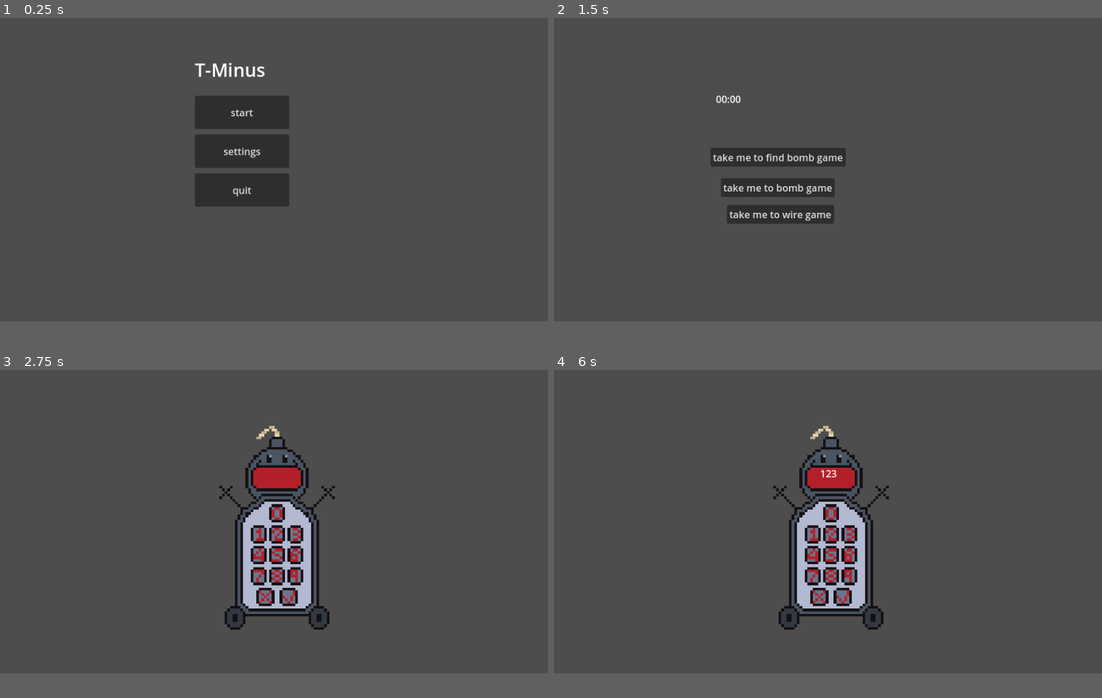
Above: before the commit, frames 1-4 (two rows, left to right).
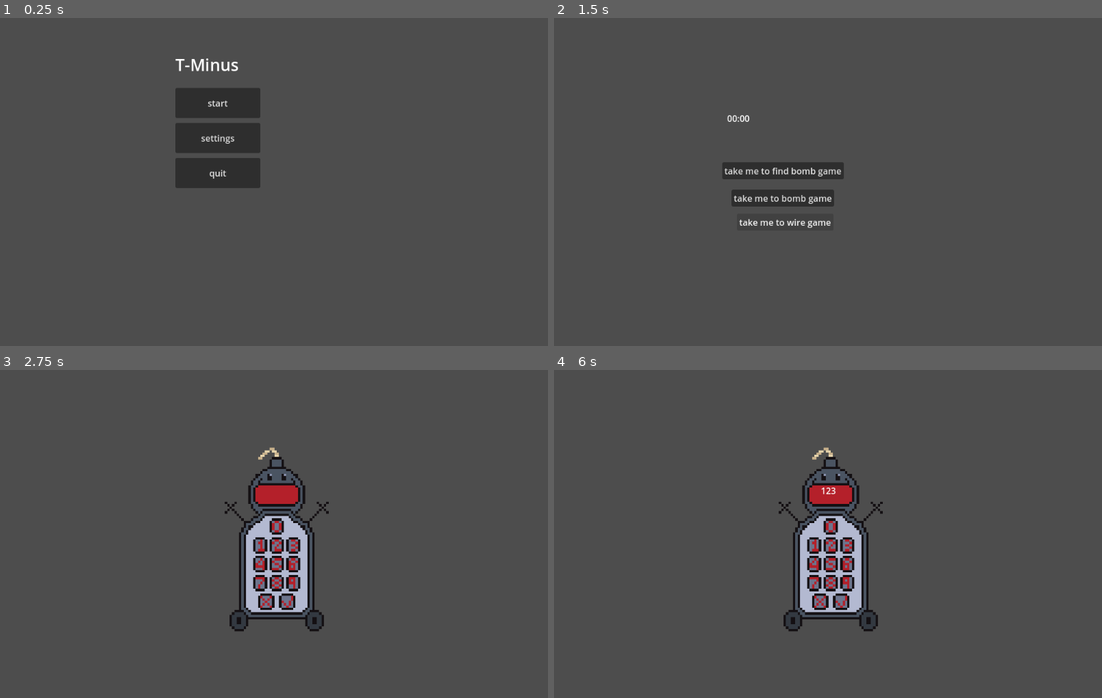
Above: after the commit, the same moments.

Repository: TheMillsheistyoftheEast/T-Minus
Game: Godot game, scene res://scenes/menu.tscn
Two runs of this game, one before a commit and one after it. Both use one fixed random seed, a clock stepped at 60 frames per second and the inputs below. The engine's default icon, where the game draws it, is replaced by a stand-in: a white triangle on a blue panel in a dark square.
Inputs (mouse positions are in pixels of both pictures, inside the frame that each line leads up to; where the layout moved, square brackets give the same spot in the first picture):
- Up to frame 1 (0.25 s): no input
- Up to frame 2 (1.5 s): click "start" at 0.5 s; click "Press Here to Continue!" at 1.25 s
- Up to frame 3 (2.75 s): click "take me to bomb game" at 2 s
- Up to frame 4 (6 s): click (838, 583) [844, 596] at 2.75 s; click (838, 583) [844, 596] at 3.5 s; click (817, 530) [811, 534] at 4.25 s; click (828, 530) [833, 534] at 5 s; click (844, 530) [849, 534] at 5.75 s
In our replay, the window is 800x444 before the commit and 800x480 after it. These sizes can differ from the game's own. Grey fills any space a smaller window leaves; there, only what the larger window draws over its background counts as a difference.

The runs differ from the first frame. In frame 1, 4.7% of the frame differs, in the area x 32-53%, y 12-58%; in frame 2, 3.7%; in frame 3, 5.6%; in frame 4, 5.6%, in the area x 40-62%, y 16-80%.

Commit message:
removed some assets

Diff:
--- a/project.godot
+++ b/project.godot
@@ -21,8 +21,8 @@
 
 [display]
 
-window/size/viewport_width=900
-window/size/viewport_height=500
+window/size/viewport_width=1000
+window/size/viewport_height=600
 
 [rendering]
 
--- a/scenes/find_bomb_game.tscn
+++ b/scenes/find_bomb_game.tscn
@@ -39,7 +39,17 @@
 size = Vector2(813, 185)
 
 [node name="Find Bomb Game" type="Node2D"]
+position = Vector2(8, 76)
 scale = Vector2(0.99727, 1.04162)
+
+[node name="Button" type="Button" parent="."]
+offset_left = 317.0
+offset_top = -29.0
+offset_right = 401.0
+offset_bottom = 56.0
+icon = SubResource("PlaceholderTexture2D_gwuab")
+script = SubResource("GDScript_gwuab")
+metadata/_edit_use_anchors_ = true
 
 [node name="CockpitFloor" type="Sprite2D" parent="."]
 position = Vector2(459, 230)
@@ -63,14 +73,6 @@
 position = Vector2(458, 231.5)
 scale = Vector2(9.53608, 6.06422)
 texture = ExtResource("3_8maam")
-
-[node name="Button" type="Button" parent="."]
-offset_left = 317.0
-offset_top = -29.0
-offset_right = 401.0
-offset_bottom = 56.0
-icon = SubResource("PlaceholderTexture2D_gwuab")
-script = SubResource("GDScript_gwuab")
 
 [node name="Walls" type="StaticBody2D" parent="."]
 
Binary file removed: Assets/20 by 20 orthogonal maze.png
Not shown, removed: Assets/20 by 20 orthogonal maze.png.import
Binary file removed: Assets/Astronaut-Sheet.png
Not shown, removed: Assets/Astronaut-Sheet.png.import
Binary file removed: Assets/Blue.png
Not shown, removed: Assets/Blue.png.import
Binary file removed: Assets/Bluecut.png
Binary file removed: Assets/Red Wire cut.png
Not shown, removed: Assets/Red Wire cut.png.import
Binary file removed: Assets/Red Wire.png
Not shown, removed: Assets/Red Wire.png.import
Binary file removed: Assets/SimpleBombInsides.png
(and 5 more such lines)
